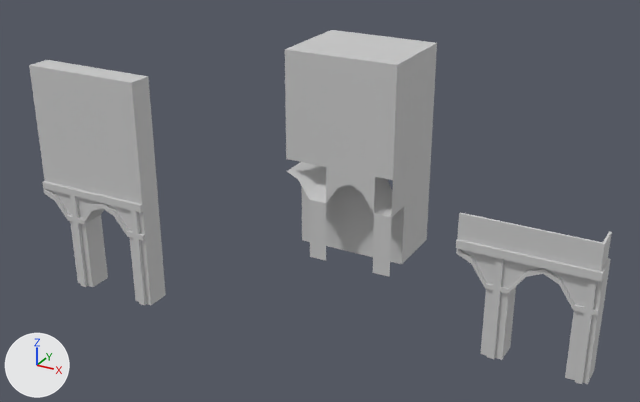
The FBX model Bongo/Assets/Models/Bogenhaus.FBX: old version first, new version second.
Both versions are drawn from a 50 mm camera at (3.25, -4.52, 3.34) aimed at (0.36, 0.73, 0.71). The lights are fixed; the arrows at lower left show +X, +Y and +Z. Where no turn or scale is listed for an object, it has been applied to the vertices.

The older version as bpy lines, for what is in view:
```python
me_mesh = bpy.data.meshes.new('Mesh')
me_mesh.from_pydata(...)  # 141 vertices, 106 faces; spans x -1.84..-0.91, y -0.62..0.13, z 0.0..1.7
me_mesh.materials.append(mat_material__23)  # its picture is missing
me_mesh_001 = bpy.data.meshes.new('Mesh.001')
me_mesh_001.from_pydata(...)  # 162 vertices, 142 faces; spans x -3.19..-2.27, y -1.89..-1.7, z 0.0..1.7
me_mesh_001.materials.append(mat_material__23)  # its picture is missing
me_mesh_002 = bpy.data.meshes.new('Mesh.002')
me_mesh_002.from_pydata(...)  # 234 vertices, 208 faces; spans x -0.134..0.792, y -1.351..-1.137, z 0.0..0.998
me_mesh_002.materials.append(mat_material__23)  # its picture is missing
ob_bogenbalkon = bpy.data.objects.new('Bogenbalkon', me_mesh_002)
ob_bogenbalkon.location = (1.676, 1.743, 0.0)
ob_bogenhaus = bpy.data.objects.new('Bogenhaus', me_mesh_001)
ob_bogenhaus.location = (1.676, 1.743, 0.0)
ob_front1 = bpy.data.objects.new('Front1', me_mesh)
ob_front1.location = (1.676, 1.743, 0.0)
```
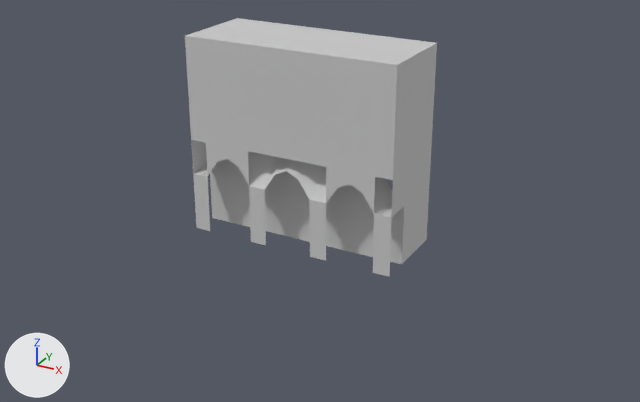
Boxes [x1, y1, x2, y2] around the edits, measured in the pictures (640 x 402 px):
'Front1', reshaped (65% wider)
    before: [285, 30, 437, 277]
    after: [185, 18, 437, 277]
'Bogenhaus', deleted
    before: [29, 60, 166, 305]
'Bogenbalkon', deleted
    before: [456, 212, 612, 384]
part 1 of me_mesh, added
    after: [185, 18, 330, 245]

What changed in the scene script:
```text
Change me_mesh:
    used by ob_front1; location = (1.676, 1.743, 0.0)
    remove me_mesh.from_pydata(...)  # 141 vertices, 106 faces; spans x -1.84..-0.91, y -0.62..0.13, z 0.0..1.7
    add me_mesh.from_pydata(...)  # 274 vertices, 212 faces; spans x -2.77..-0.91, y -0.62..0.13, z 0.0..1.7
    me_mesh part 1
    57 vertices are added at x -2.77..-1.94, y -0.62..0.13, z 0.0..1.7
    7 new vertices lie (-0.1, 0.0, 0.0) away from vertices in x -1.84, y -0.62..0.13, z 0.0..1.7
    6 new vertices lie (-0.11, 0.0, 0.0) away from vertices in x -1.94, y -0.62..0.13, z 0.0..1.7
    6 new vertices lie (-0.05, 0.0, 0.0) away from vertices in x -2.05, y -0.62..0.13, z 0.0..1.7
    6 new vertices lie (-0.05, 0.0, 0.0) away from vertices in x -2.1, y -0.62..0.13, z 0.0..1.7
    6 new vertices lie (-0.05, 0.0, 0.0) away from vertices in x -2.15, y -0.62..0.13, z 0.0..1.7
    6 new vertices lie (-0.11, 0.0, 0.0) away from vertices in x -2.2, y -0.62..0.13, z 0.0..1.7
    7 new vertices lie (-0.1, 0.0, 0.0) away from vertices in x -2.31..-1.94, y -0.62..0.13, z 0.0..1.7
    6 new vertices lie (-0.1, 0.0, 0.0) away from vertices in x -2.41, y -0.62..0.13, z 0.0..1.7
    6 new vertices lie (-0.11, 0.0, 0.0) away from vertices in x -2.51, y -0.62..0.13, z 0.0..1.7
    7 new vertices lie (-0.06, 0.0, 0.0) away from vertices in x -2.62..-2.04, y -0.62..0.13, z 0.0..1.7
    6 new vertices lie (-0.04, 0.0, 0.0) away from vertices in x -2.69, y -0.62..0.13, z 0.0..1.7
    7 new vertices lie (0.0, 0.0, 0.51) away from vertices in x -2.77..-2.05, y -0.62..0.13, z 0.0
    106 new faces join them
Remove ob_bogenbalkon:
    ob_bogenbalkon = bpy.data.objects.new('Bogenbalkon', me_mesh_002)
    ob_bogenbalkon.location = (1.676, 1.743, 0.0)
Remove ob_bogenhaus:
    ob_bogenhaus = bpy.data.objects.new('Bogenhaus', me_mesh_001)
    ob_bogenhaus.location = (1.676, 1.743, 0.0)
```
